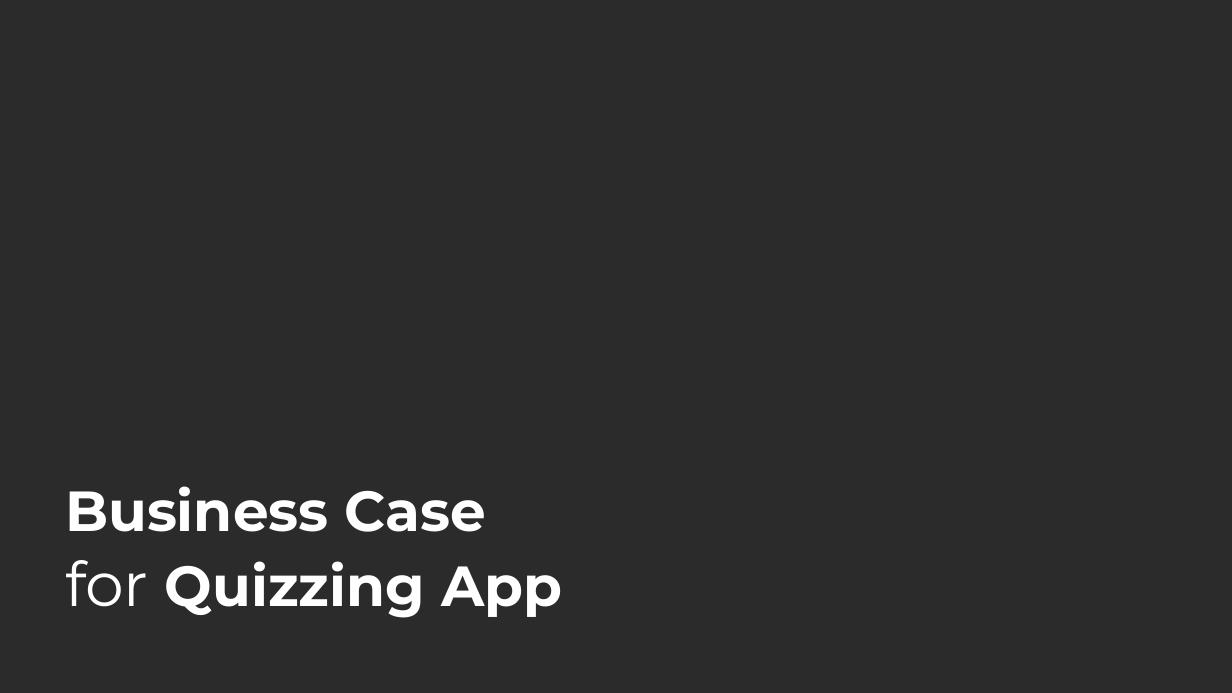
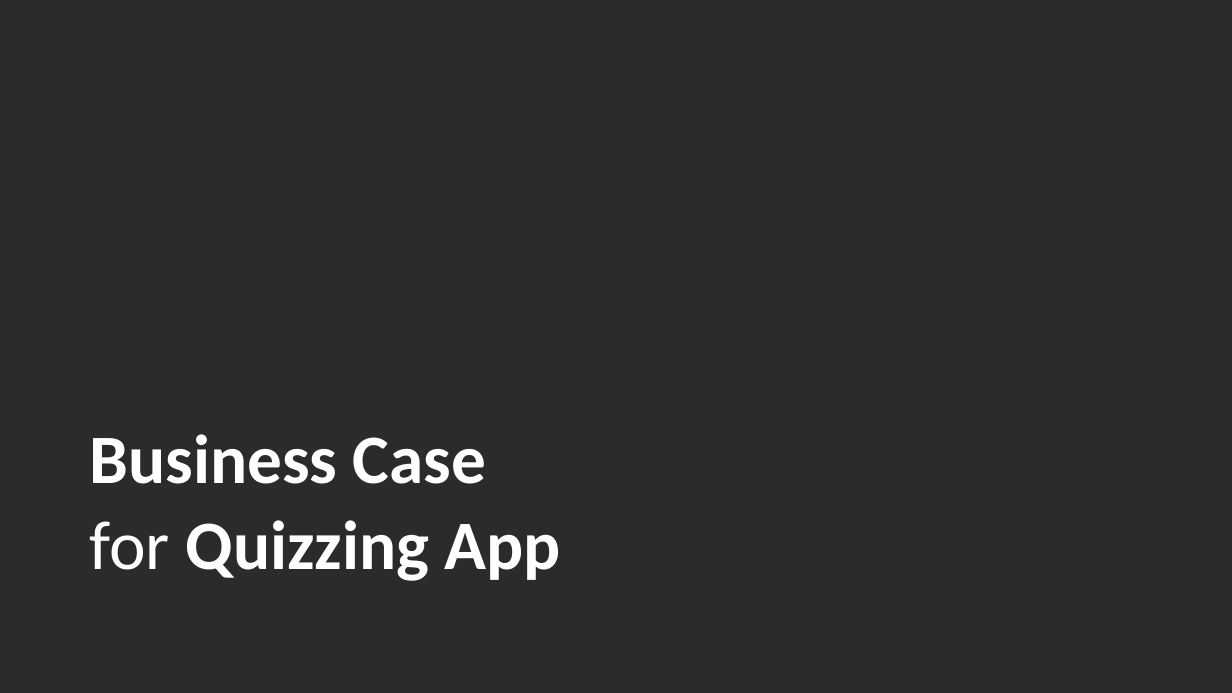
Before and after one commit to Joanajua/Quiz, a slide deck: slide 1 of Quiz - Documentation/QuizApp - Business Case.pptx. Drawn at 1232x693 pixels with LibreOffice and Linux fonts; fonts in the diff are those of the drawing; background and template pictures are left out; a plain dark background stands for a picture behind light text. Boxes give left, top, right and bottom in pixels: in the first picture for what was removed or moved away, otherwise in the second. Text is boxed around its words. In the diff, an @@ line names an element or a change of style, - is before the commit and + after.

```diff
--- a/Quiz - Documentation/QuizApp - Business Case.pptx
+++ b/Quiz - Documentation/QuizApp - Business Case.pptx
@@ text "Business Case": place and size @@
-text "Business Case" at [65, 486, 562, 618]
+text "Business Case" at [89, 434, 561, 581]
@@ text "Business Case" at [89, 434, 561, 581]: size 44 to 54 pt in "Business Case", "Quizzing App"; font Montserrat to Calibri; size 48 to 54 pt in "for" @@
```
Also in this commit, not shown: 6 other slides changed, 6 other files.
